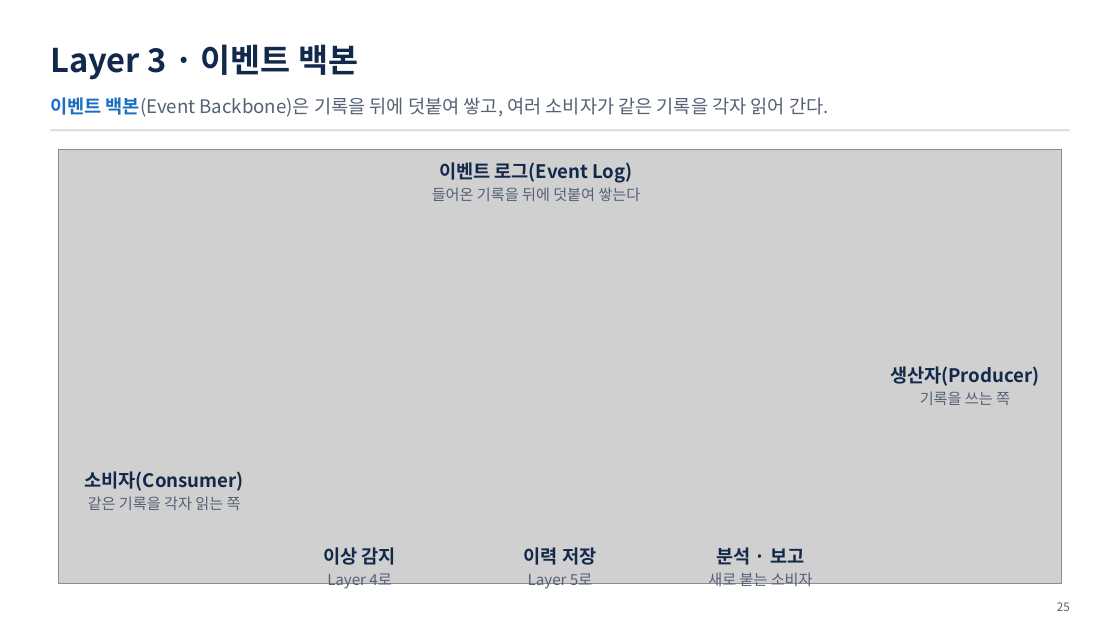
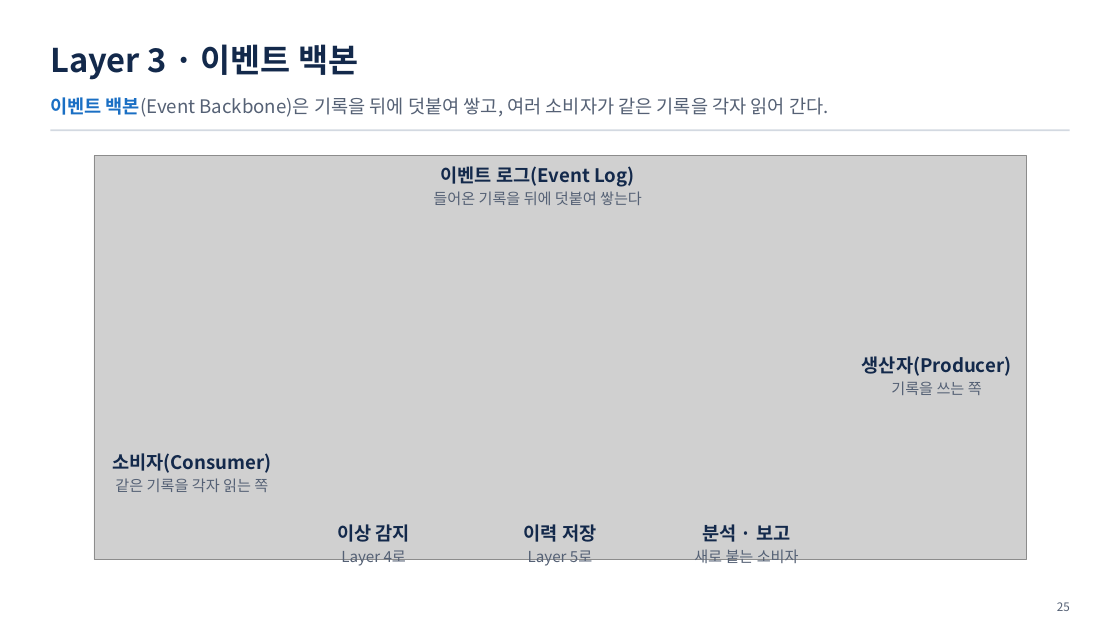
Before and after one commit to uengine-oss/hyd-iot-edu, a slide deck: slide 25 of workspace/강의제작/산출물/통합반/이론/01회차/통합반_01일차.pptx. Drawn at 1120x630 pixels with LibreOffice and Linux fonts; fonts in the diff are those of the drawing; grey boxes stand for pictures. Boxes give left, top, right and bottom in pixels: in the first picture for what was removed or moved away, otherwise in the second. Text is boxed around its words. In the diff, an @@ line names an element or a change of style, - is before the commit and + after.

```diff
--- a/workspace/강의제작/산출물/통합반/이론/01회차/통합반_01일차.pptx
+++ b/workspace/강의제작/산출물/통합반/이론/01회차/통합반_01일차.pptx
@@ picture: place and size @@
-picture at bbox=[59, 150, 1061, 584]
+picture at bbox=[94, 155, 1027, 560]
@@ text "이벤트 로그(Event Log)": place and size @@
-text "이벤트 로그(Event Log)" at bbox=[432, 162, 640, 201]
+text "이벤트 로그(Event Log)" at bbox=[433, 166, 642, 205]
@@ text "생산자(Producer)": place and size @@
-text "생산자(Producer)" at bbox=[890, 366, 1039, 405]
+text "생산자(Producer)" at bbox=[862, 356, 1011, 395]
@@ text "소비자(Consumer)": place and size @@
-text "소비자(Consumer)" at bbox=[84, 471, 243, 510]
+text "소비자(Consumer)" at bbox=[112, 453, 271, 492]
@@ text "이상 감지": place and size @@
-text "이상 감지" at bbox=[323, 547, 396, 589]
+text "이상 감지" at bbox=[337, 524, 410, 567]
@@ text "이력 저장": place and size @@
-text "이력 저장" at bbox=[524, 547, 596, 589]
+text "이력 저장" at bbox=[524, 524, 596, 567]
@@ text "분석 · 보고": place and size @@
-text "분석 · 보고" at bbox=[708, 547, 813, 589]
+text "분석 · 보고" at bbox=[694, 524, 799, 567]
```
Also in this commit, not shown: 10 other slides changed, 2 other files.
